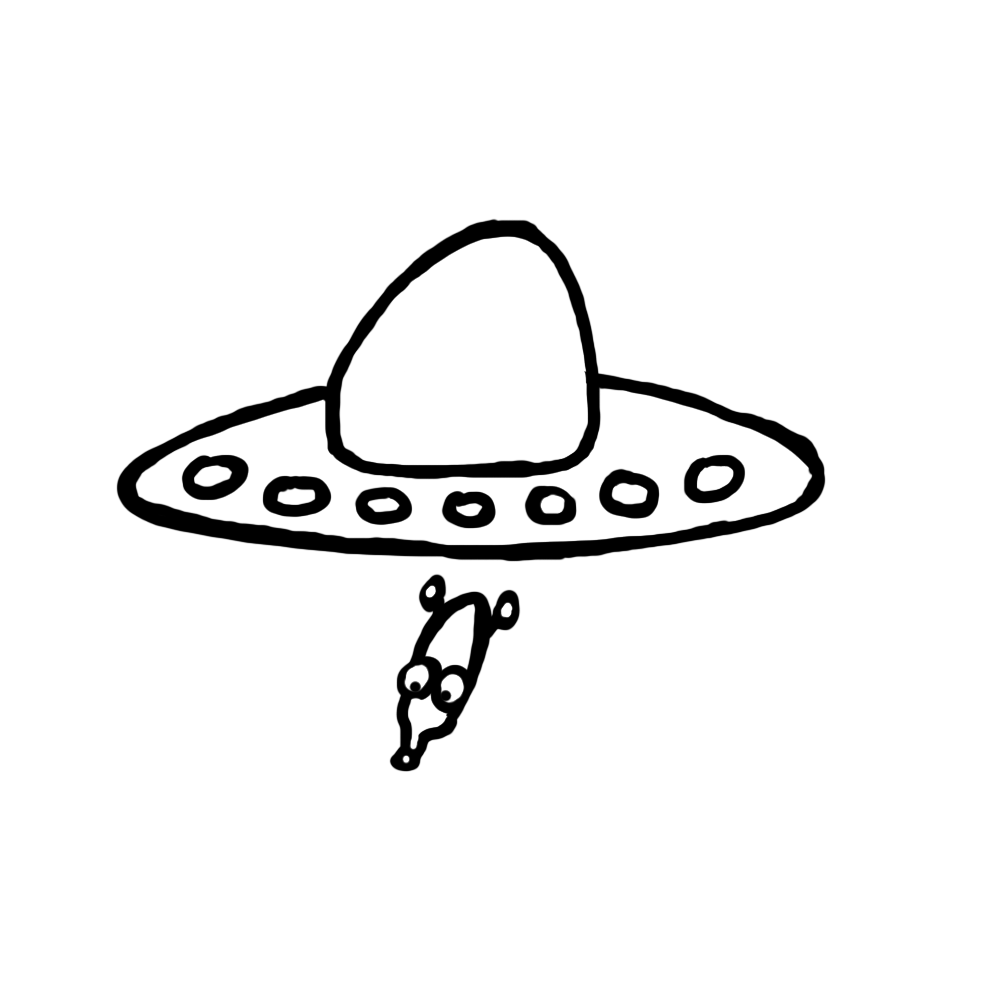
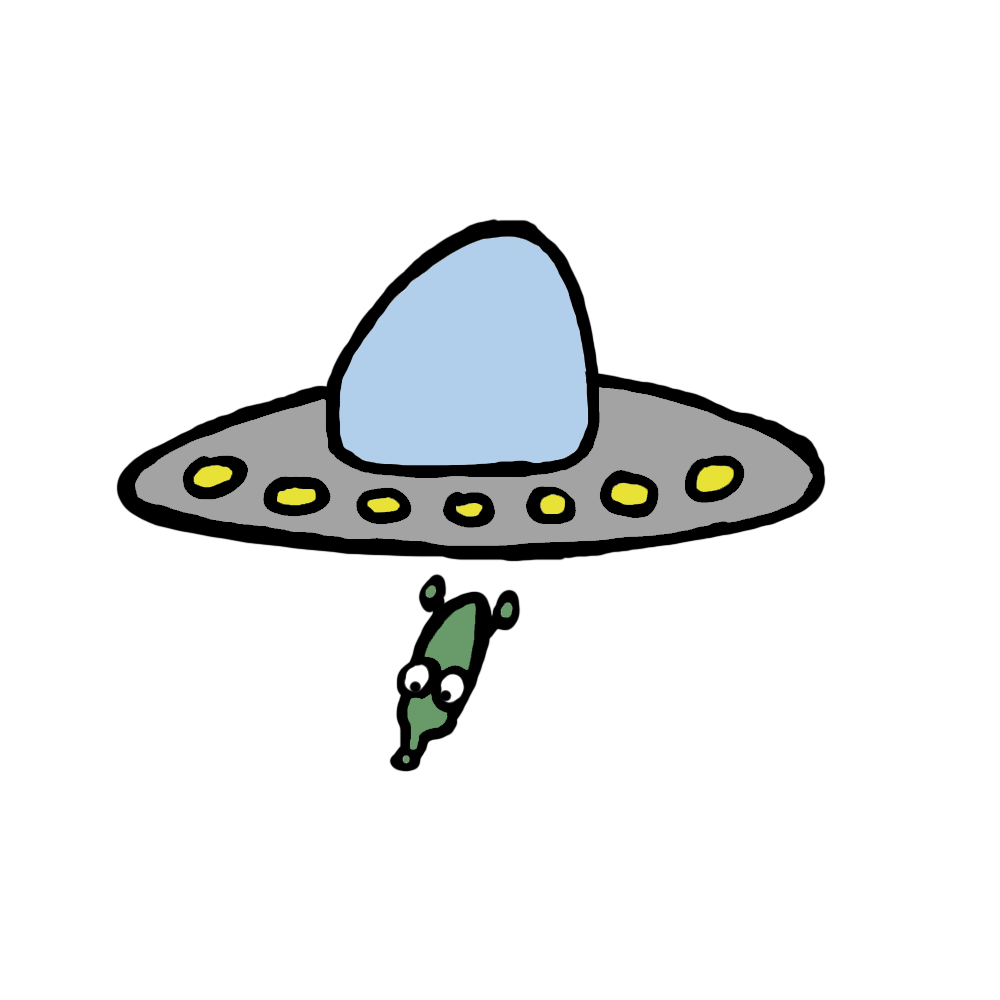
Layers edited between the first and the second 1000 × 1000 image:
painted on "Disk" over [135,236,813,546]
painted on "AlienHead" over [403,585,513,763]
